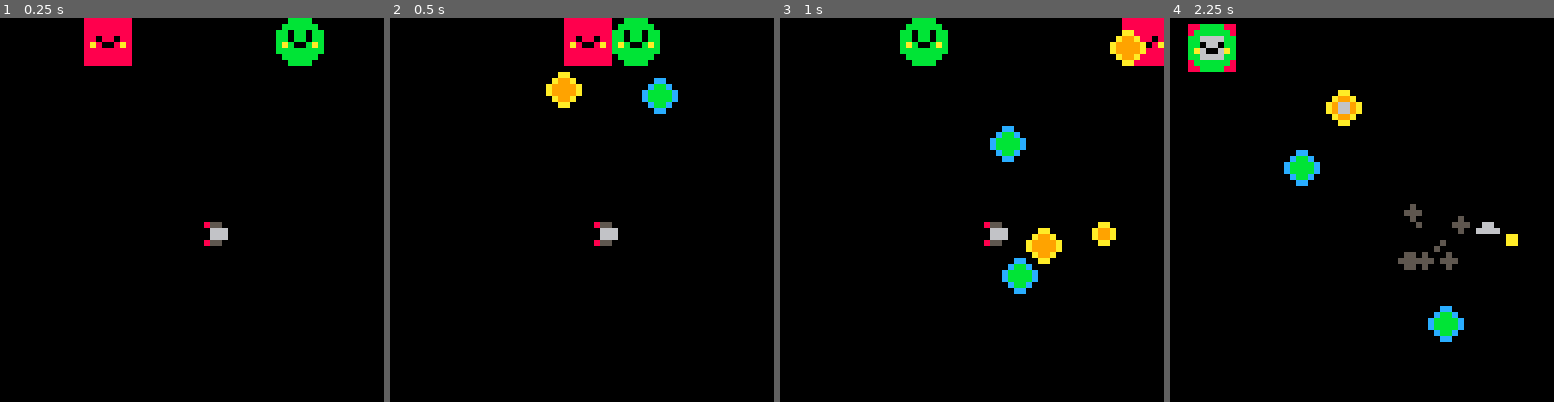
Above: before the commit, frames 1-4 (left to right).
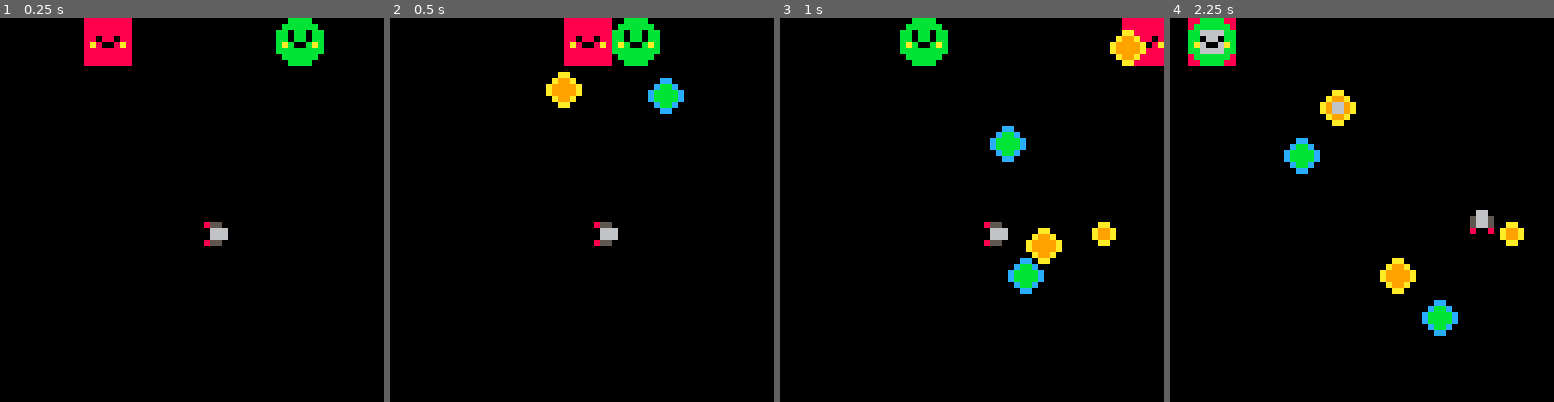
Above: after the commit, the same moments.

Repository: matheusmortatti/LOWREZJAM2020
Game: PICO-8 cartridge template.p8
The game is run twice, just before and just after one commit, with the same random seed, the same clock (stepped at 60 frames per second) and the same inputs.
Inputs:
- Up to frame 1 (0.25 s): no input
- Up to frame 2 (0.5 s): tap X (X key) at 0.33 s
- Up to frame 3 (1 s): tap O (Z key) at 0.7 s
- Up to frame 4 (2.25 s): tap X (X key) at 1.07, 1.85 s; hold Right 1.6-2.1 s; tap O (Z key) at 1.7, 2.1 s; hold Up from 2.15 s (still down)

Frame 1 is identical in both runs. In frame 2, 0.5% of the frame differs, in the area x 65-77%, y 15-25%; in frame 3, 0.5%; in frame 4, 4.8%, in the area x 4-93%, y 0-85%.

Commit message:
Increase shooting error from friendly npc to improve game balance

Diff:
--- a/template.p8
+++ b/template.p8
@@ -1008,6 +1008,7 @@
 		speed=1,
 				reloadtime=10,
 				reloadthresh=10,
+				randomshotoffset=10,
 
     hitbox=box(0,0,8,8),
     sprite=4,
@@ -1051,9 +1052,10 @@
 function npc:shoot()
 		direction = (self.player.pos
 															-self.pos
-															+v(rnd(10), rnd(10)))
+															+v(
+																rnd(self.randomshotoffset),
+																rnd(self.randomshotoffset)))
 															:norm()
-
 
 		blt = self:getbullet()
 
@@ -1212,7 +1214,8 @@
 friendbullet=bullet:extend({
 			sprite=12,
    collides_with={"player"},
-   dmg=-1
+   dmg=-1,
+   randomshotoffset=25
 })
 
 function friendbullet:explode()
